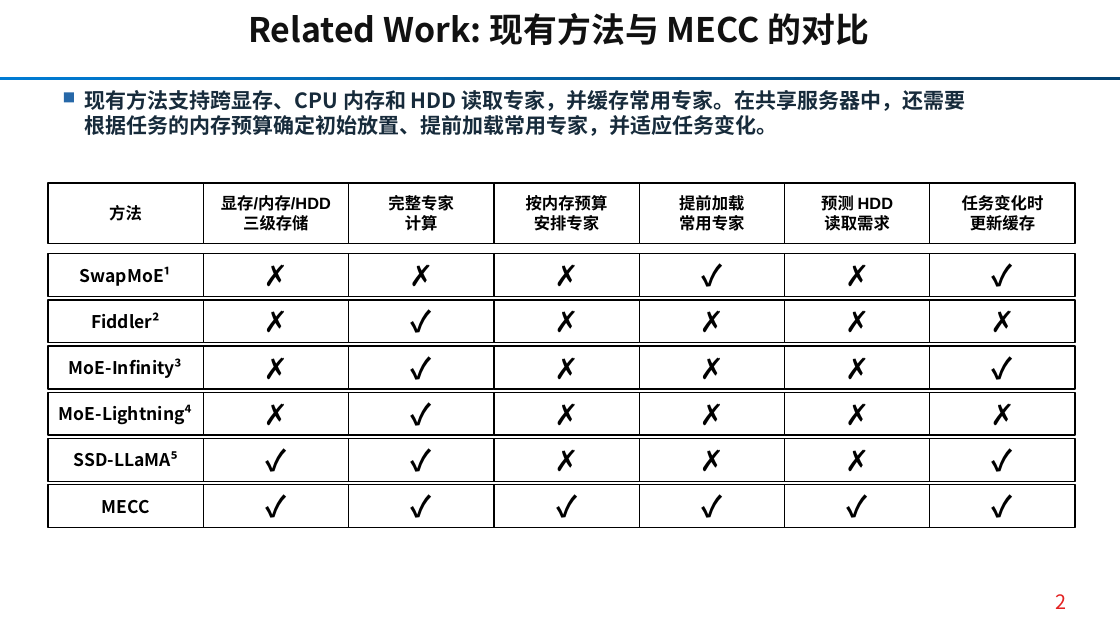
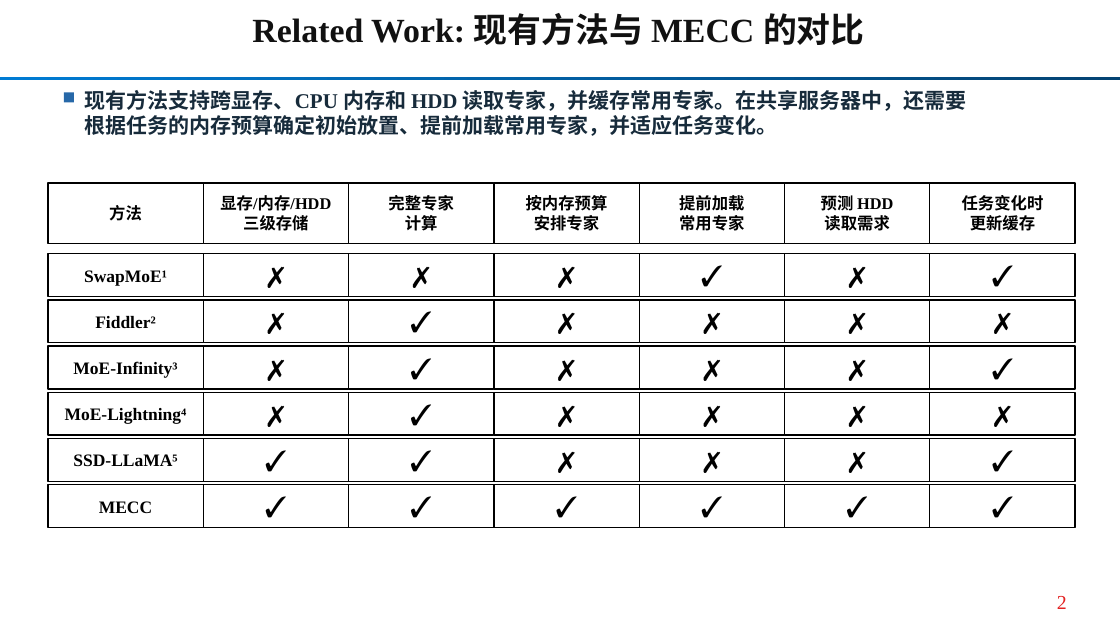
Before and after one commit to Kirihara-Yun/mecc_package, a slide deck: slide 2 of mecc_package/paper/current/MECC_HPCA_current.pptx. Drawn at 1120x630 pixels with LibreOffice and Linux fonts; fonts in the diff are those of the drawing. Boxes give left, top, right and bottom in pixels: in the first picture for what was removed or moved away, otherwise in the second. Text is boxed around its words. In the diff, an @@ line names an element or a change of style, - is before the commit and + after.

Commit message:
design: restyle MECC talk figures with paper-style hatching and serif fonts

```diff
--- a/mecc_package/paper/current/MECC_HPCA_current.pptx
+++ b/mecc_package/paper/current/MECC_HPCA_current.pptx
@@ text "显存/内存/HDD" at [220,195,331,231]: font Arial to Times New Roman @@
@@ text "预测 HDD" at [821,193,893,231]: font Arial to Times New Roman @@
@@ font Noto Sans CJK SC to Times New Roman in 45 elements at [84,270,167,286], [95,316,156,328], [73,361,177,378], [65,408,187,424], [73,454,177,466], [99,501,152,513], [1057,596,1067,609], [85,90,967,136], [252,13,864,45], [203,251,349,299], [349,251,494,299], [494,251,639,299], [639,251,785,299], [785,251,930,299], [930,251,1075,299], [203,297,349,345], [349,297,494,345], [494,297,639,345], [639,297,785,345], [785,297,930,345], [930,297,1075,345], [203,344,349,392], [349,344,494,392], [494,344,639,392], [639,344,785,392], [785,344,930,392], [930,344,1075,392], [203,390,349,438], [349,390,494,438], [494,390,639,438], [639,390,785,438], [785,390,930,438], [930,390,1075,438], [203,436,349,484], [349,436,494,484], [494,436,639,484], [639,436,785,484], [785,436,930,484], [930,436,1075,484], [203,482,349,530], [349,482,494,530], [494,482,639,530], [639,482,785,530], [785,482,930,530], [930,482,1075,530] @@
```
Also in this commit, not shown: 16 other slides changed, 43 other files.
